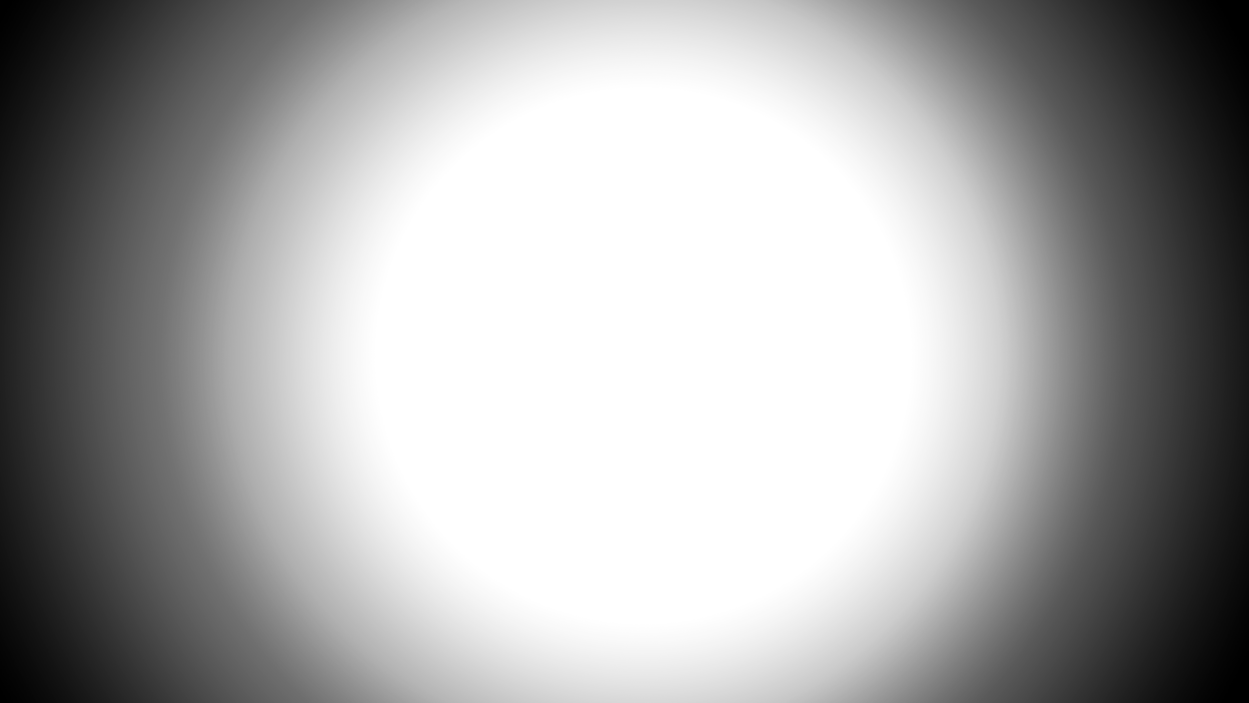
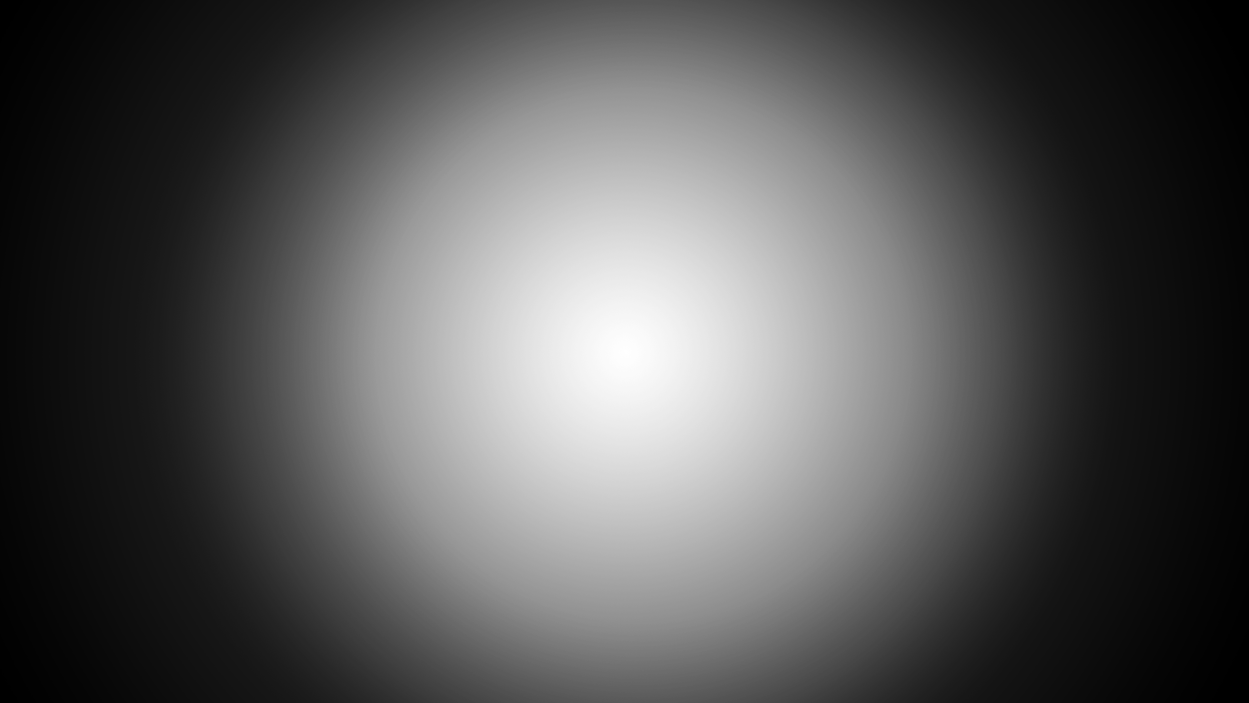
The second 1249 x 703 image is a revision of the first. Changes to its layers:
added layer "Calque 2" (78%) above "Calque 1" over [0, 0, 1249, 703]
